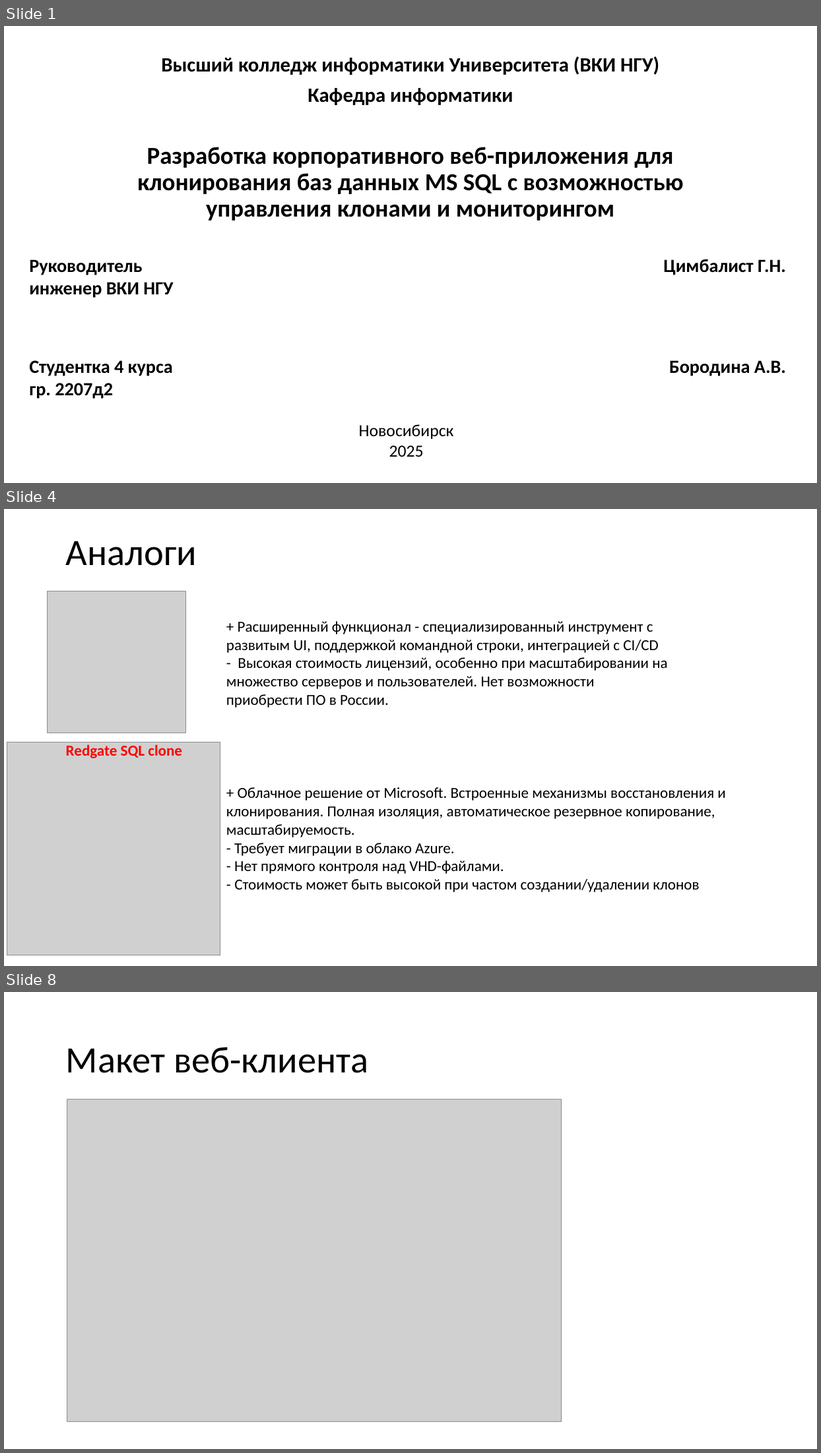
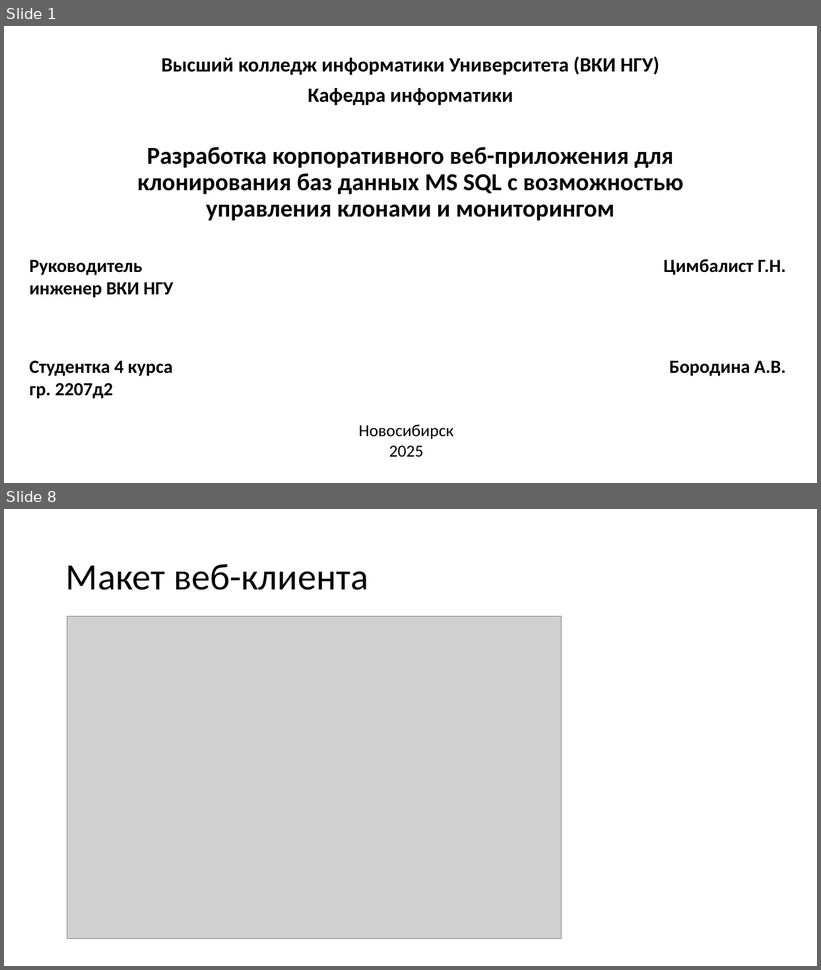
Before and after one commit to Hansola1/VKI, a slide deck: Диплом/Бородина_Анастасия_Владимировна_2207Д2.pptx. Shown one above the other, each under a label of ours: slides 1, 4 and 8 before the commit, slides 1 and 8 after it; the slides between them are not shown. The pictures are 821x1453 and 821x970 pixels, drawn with LibreOffice and Linux fonts; fonts in the diff are those of the drawing; grey boxes stand for pictures. Boxes give left, top, right and bottom in pixels: in the first picture for what was removed or moved away, otherwise in the second. Text is boxed around its words. In the diff, an @@ line names an element or a change of style, - is before the commit and + after.

```diff
--- a/Диплом/Бородина_Анастасия_Владимировна_2207Д2.pptx
+++ b/Диплом/Бородина_Анастасия_Владимировна_2207Д2.pptx
@@ slide 4 removed at (4,509,817,966), background #FFFFFF @@
@@ title removed at (66,541,197,566) @@
-Аналоги
@@ picture removed at (48,591,186,733) @@
@@ text removed at (226,621,667,708) @@
-+ Расширенный функционал - специализированный инструмент с развитым UI, поддержкой командной строки, интеграцией с CI/CD
-- Высокая стоимость лицензий, особенно при масштабировании на множество серверов и пользователей. Нет возможности приобрести ПО в России.
@@ picture removed at (7,742,220,956) @@
@@ text removed at (66,745,182,758) @@
-Redgate SQL clone
@@ text removed at (226,788,725,892) @@
-+ Облачное решение от Microsoft. Встроенные механизмы восстановления и клонирования. Полная изоляция, автоматическое резервное копирование, масштабируемость.
-- Требует миграции в облако Azure.
-- Нет прямого контроля над VHD-файлами.
-- Стоимость может быть высокой при частом создании/удалении клонов
```
Also in this commit, not shown: 6 slides changed, 1 slide added, 1 other file.
